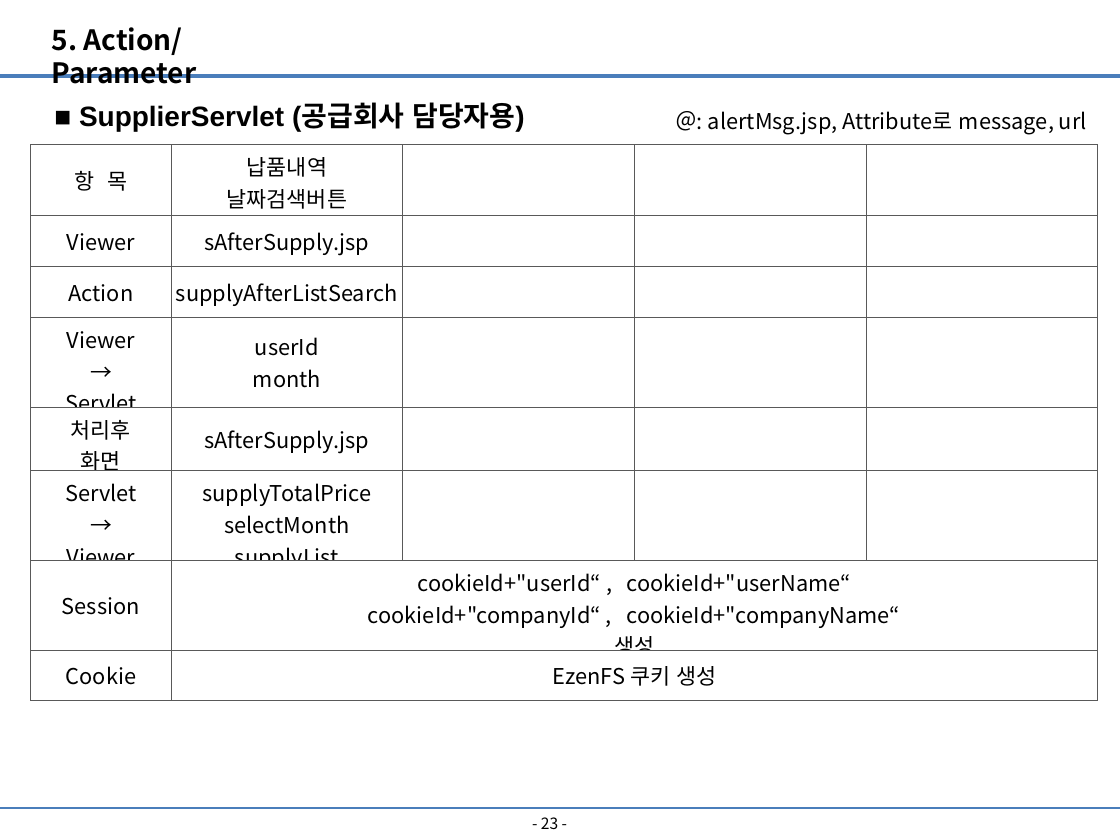
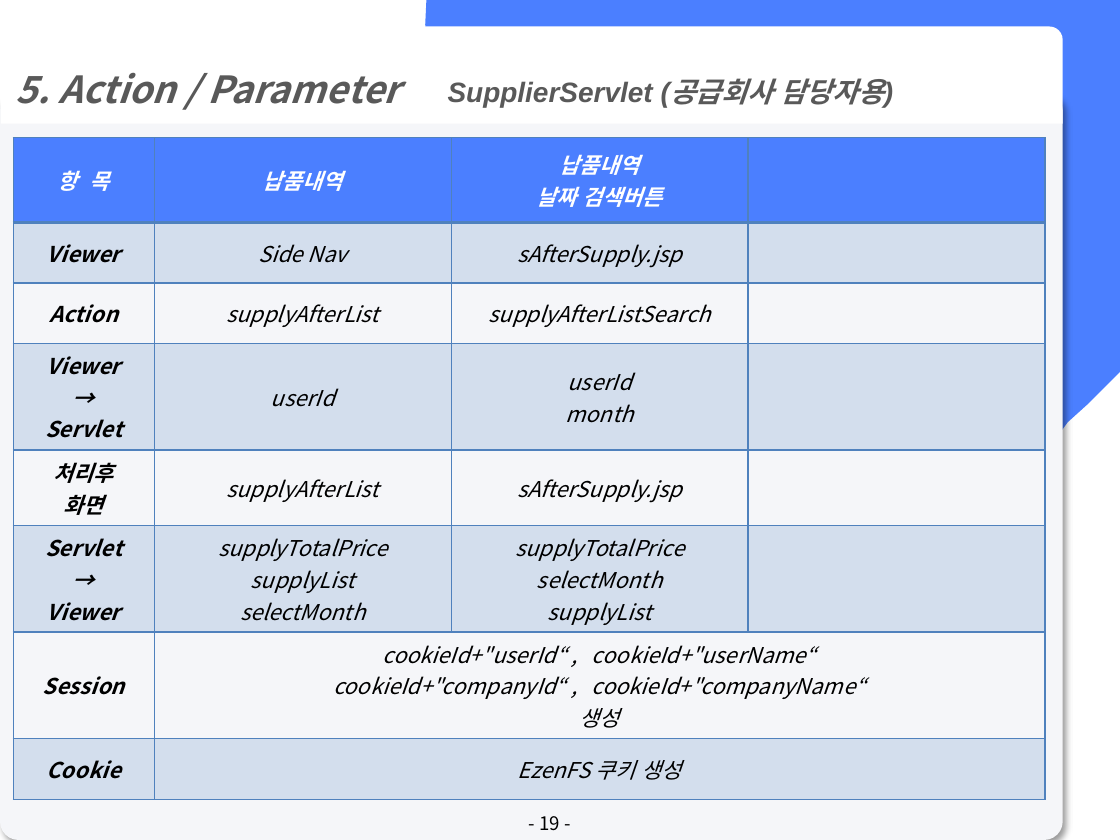
Before and after one commit to lx9203/fulfillmentBlue, a slide deck: slide 19 of file/PPT/Fulfillment 최종발표.pptx (slide 23 before the commit). Drawn at 1120x840 pixels with LibreOffice and Linux fonts; fonts in the diff are those of the drawing. Boxes give left, top, right and bottom in pixels: in the first picture for what was removed or moved away, otherwise in the second. Text is boxed around its words. In the diff, an @@ line names an element or a change of style, - is before the commit and + after.

```diff
--- a/file/PPT/Fulfillment 최종발표.pptx
+++ b/file/PPT/Fulfillment 최종발표.pptx
@@ round same rect "5. Action / Parameter": place and size @@
-round same rect "5. Action / Parameter" at [52, 27, 197, 84]
+round same rect "5. Action / Parameter" at [1, 27, 1063, 124]
@@ round same rect "5. Action / Parameter" at [1, 27, 1063, 124]: vertical alignment top to middle; fill none to #FFFFFF @@
@@ freeform shape added at [307, 0, 1120, 840], fill #4B7FFF @@
@@ line removed from (0, 76) to (1120, 76) @@
@@ text in round same rect at [16, 73, 400, 104]: text changed; size 18 to 24 pt; text colour #000000 to #595959; italic on @@
-5. Action/Parameter
+5. Action / Parameter
@@ text at [448, 78, 884, 108]: text changed; text colour #000000 to #595959; italic on @@
-■ SupplierServlet (공급회사 담당자용)
+SupplierServlet (공급회사 담당자용)
@@ rounded rectangle added at [0, 93, 1063, 840], fill #F5F6F9 @@
@@ text removed at [708, 111, 1087, 135] @@
-＠: alertMsg.jsp, Attribute로 message, url
@@ table at [13, 138, 1045, 800] @@
-column 2: 납품내역 / 날짜검색버튼 | sAfterSupply.jsp | supplyAfterListSearch | userId / month | sAfterSupply.jsp | supplyTotalPrice / selectMonth / supplyList | cookieId+"userId“ , cookieId+"userName“ / cookieId+"companyId“ , cookieId+"companyName“ / 생성 | EzenFS 쿠키 생성
+column 2: 납품내역 | Side Nav | supplyAfterList | userId | supplyAfterList | supplyTotalPrice / supplyList / selectMonth | cookieId+"userId“ , cookieId+"userName“ / cookieId+"companyId“ , cookieId+"companyName“ / 생성 | EzenFS 쿠키 생성
+column 3: 납품내역 / 날짜 검색버튼 | sAfterSupply.jsp | supplyAfterListSearch | userId / month | sAfterSupply.jsp | supplyTotalPrice / selectMonth / supplyList |  | 
-column 4:  |  |  |  |  |  |  | 
-column 5:  |  |  |  |  |  |  | 
@@ table: place and size @@
-table at [31, 144, 1099, 701]
+table at [13, 138, 1045, 800]
@@ line removed from (0, 808) to (1120, 808) @@
@@ page number at [539, 816, 560, 831]: text changed; size 10 to 12 pt @@
-- 23 -
+- 19 -
```
Also in this commit, not shown: 19 other slides changed, 3 slides added, 5 slides removed.
